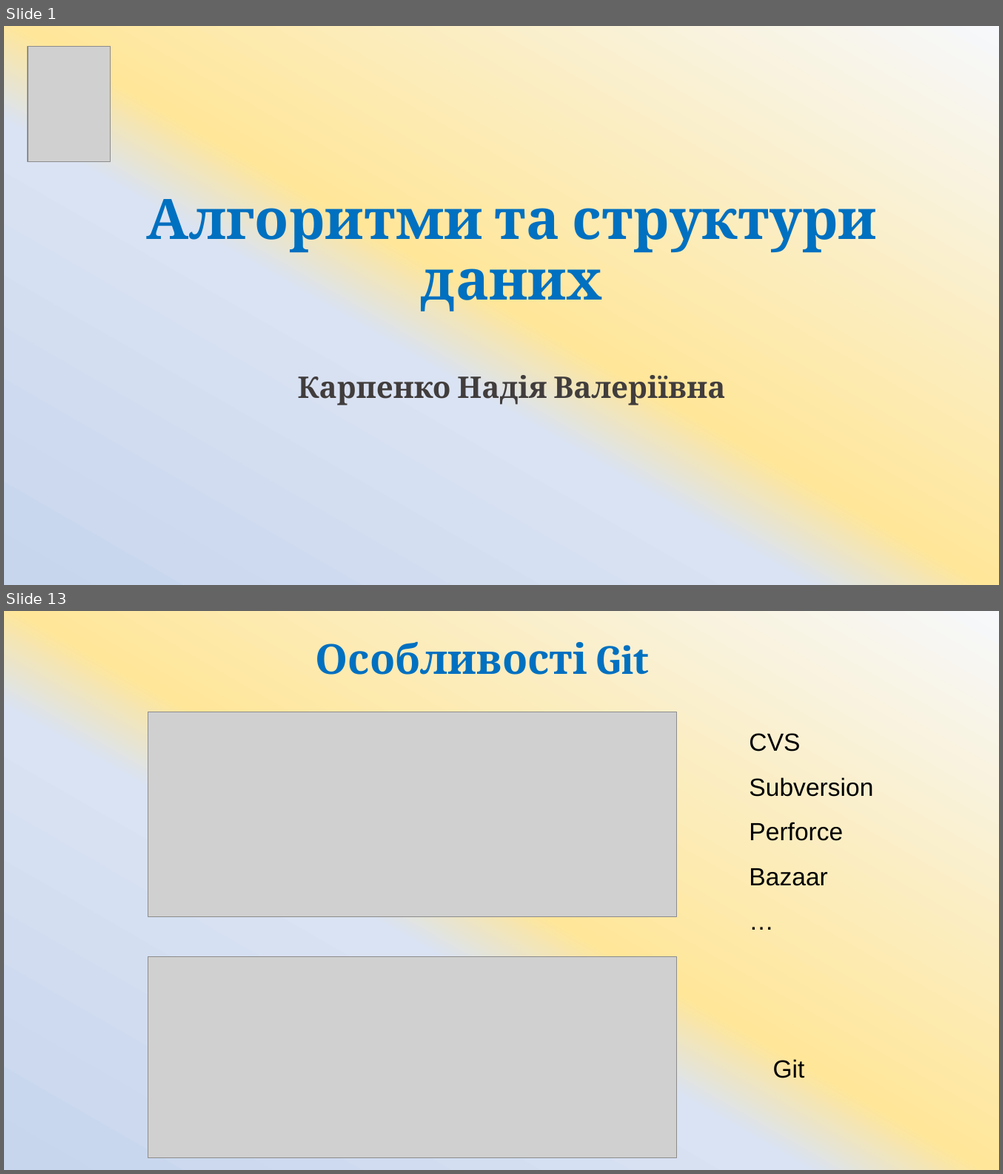
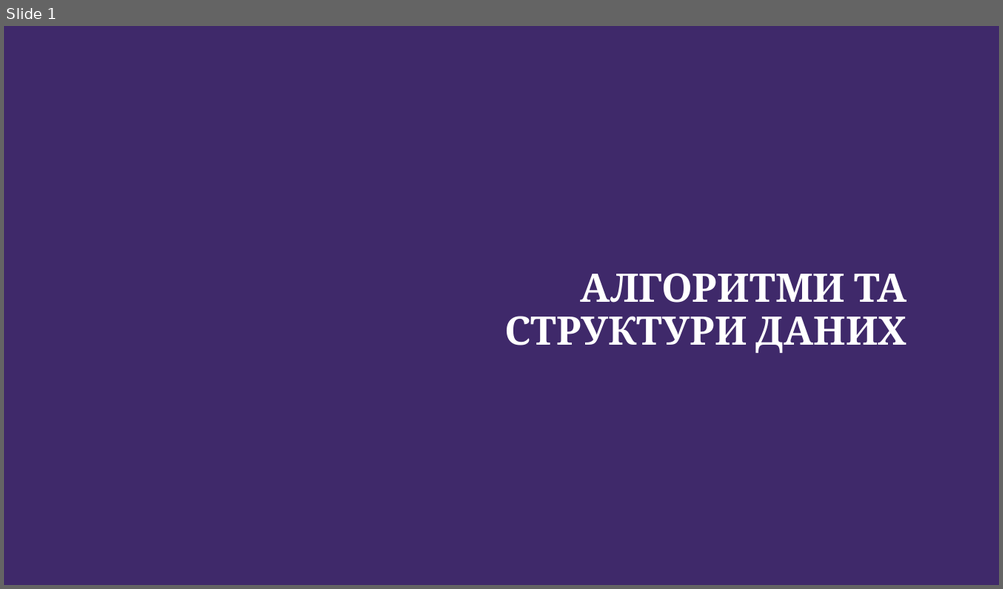
Before and after one commit to ArtemKlym/git_presentation, a slide deck: Git_1 part.pptx. Shown one above the other, each under a label of ours: slides 1 and 13 before the commit, slide 1 after it; the slides between them are not shown. The pictures are 1003x1174 and 1003x589 pixels, drawn with LibreOffice and Linux fonts; fonts in the diff are those of the drawing; grey boxes stand for pictures; background and template pictures are left out. Boxes give left, top, right and bottom in pixels: in the first picture for what was removed or moved away, otherwise in the second. Text is boxed around its words. In the diff, an @@ line names an element or a change of style, - is before the commit and + after.

```diff
--- a/Git_1 part.pptx
+++ b/Git_1 part.pptx
@@ slide 13 removed at (4,611,999,1170), background gradient #F6F8FC to #FFE699 to #DAE3F3 to #C7D5ED @@
@@ title removed at (316,641,648,675) @@
-Особливості Git
@@ picture removed at (148,712,677,917) @@
@@ text removed at (748,733,873,886) @@
-CVS
-Subversion
-Perforce
-Bazaar
-…
@@ picture removed at (148,957,677,1159) @@
@@ text removed at (773,1059,805,1079) @@
-Git
@@ slide 1 changed as well @@
@@ background gradient #F6F8FC to #FFE699 to #DAE3F3 to #C7D5ED to picture (left out) @@
@@ picture removed at (28,46,110,161) @@
@@ title at (504,273,907,353): text changed; size 54 to 38 pt; text colour #0070C0 to #FFFFFF @@
-Алгоритми та структури даних
-Карпенко Надія Валеріївна
+АЛГОРИТМИ ТА СТРУКТУРИ ДАНИХ
```
Also in this commit, not shown: 8 slides added, 27 other slides removed.
